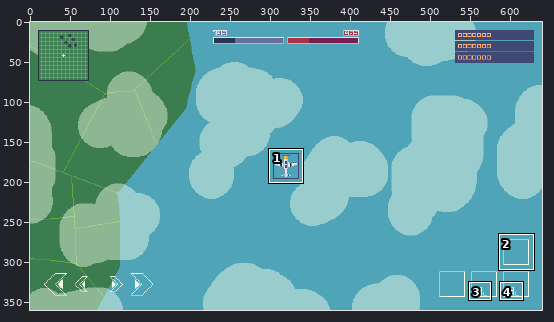
Pixel-art file, stored at Assets/Raw Assets/Concept-One.aseprite. Above, an overview of the earlier version with the close-up marked.
Close-up. The starting point:
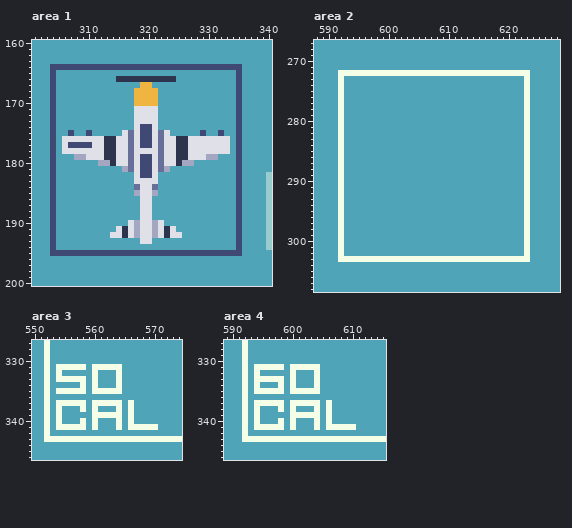
640x360 pixels, 1 frame. Shown: area 1: x 301..340, y 160..200; area 2: x 588..628, y 267..308; area 3: x 550..574, y 327..346; area 4: x 589..615, y 327..346. The commit also changed other parts of the picture, which this record leaves out.
New version:
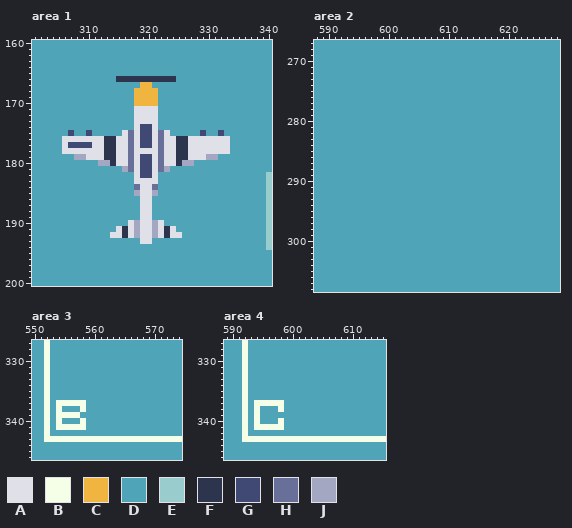
Palette (. is transparent): A #dfe0e8  B #f5ffe8  C #f0b541  D #4fa4b8  E #99cccd  F #2c354d  G #404973  H #686f99  J #a3a7c2
Change:
layer "Plane Group/Plane#3/Layer 37" now hidden
Area 1:
y 164: x 304..335 GGGGGGGGGGGGGGGGGGGGGGGGGGGGGGGG -> DDDDDDDDDDDDDDDDDDDDDDDDDDDDDDDD
y 165..194: x 304 G -> D; x 335 G -> D
y 195: x 304..335 GGGGGGGGGGGGGGGGGGGGGGGGGGGGGGGG -> DDDDDDDDDDDDDDDDDDDDDDDDDDDDDDDD
Area 2, layer "HUD/Buttons/Layer 11":
y 272: x 592..623 BBBBBBBBBBBBBBBBBBBBBBBBBBBBBBBB -> DDDDDDDDDDDDDDDDDDDDDDDDDDDDDDDD
y 273..302: x 592 B -> D; x 623 B -> D
y 303: x 592..623 BBBBBBBBBBBBBBBBBBBBBBBBBBBBBBBB -> DDDDDDDDDDDDDDDDDDDDDDDDDDDDDDDD
Area 3, layer "HUD/Buttons/Layer 11":
y 331: x 554..558 BBBBB -> DDDDD; x 560..564 BBBBB -> DDDDD
y 332: x 554 B -> D; x 560 B -> D; x 564 B -> D
y 333: x 554..558 BBBBB -> DDDDD; x 560 B -> D; x 564 B -> D
y 334: x 558 B -> D; x 560 B -> D; x 564 B -> D
y 335: x 554..558 BBBBB -> DDDDD; x 560..564 BBBBB -> DDDDD
y 337: x 560..564 BBBBB -> DDDDD; x 566 B -> D
y 338: x 560 B -> D; x 564 B -> D; x 566 B -> D
y 339: x 555..557 DDD -> BBB; x 560..564 BBBBB -> DDDDD; x 566 B -> D
y 340: x 560 B -> D; x 564 B -> D; x 566 B -> D
y 341: x 560 B -> D; x 564 B -> D; x 566..570 BBBBB -> DDDDD
Area 4, layer "HUD/Buttons/Layer 11":
y 331: x 594..598 BBBBB -> DDDDD; x 600..604 BBBBB -> DDDDD
y 332: x 594 B -> D; x 600 B -> D; x 604 B -> D
y 333: x 594..598 BBBBB -> DDDDD; x 600 B -> D; x 604 B -> D
y 334: x 594 B -> D; x 598 B -> D; x 600 B -> D; x 604 B -> D
y 335: x 594..598 BBBBB -> DDDDD; x 600..604 BBBBB -> DDDDD
y 337: x 600..604 BBBBB -> DDDDD; x 606 B -> D
y 338: x 600 B -> D; x 604 B -> D; x 606 B -> D
y 339: x 600..604 BBBBB -> DDDDD; x 606 B -> D
y 340: x 600 B -> D; x 604 B -> D; x 606 B -> D
y 341: x 600 B -> D; x 604 B -> D; x 606..610 BBBBB -> DDDDD
Pixel boxes of the changes (left, top, right, bottom) in both close-ups:
changed: (50, 64, 242, 256)
changed: (338, 70, 530, 262)
changed: (56, 364, 158, 430)
changed: (254, 364, 356, 430)
